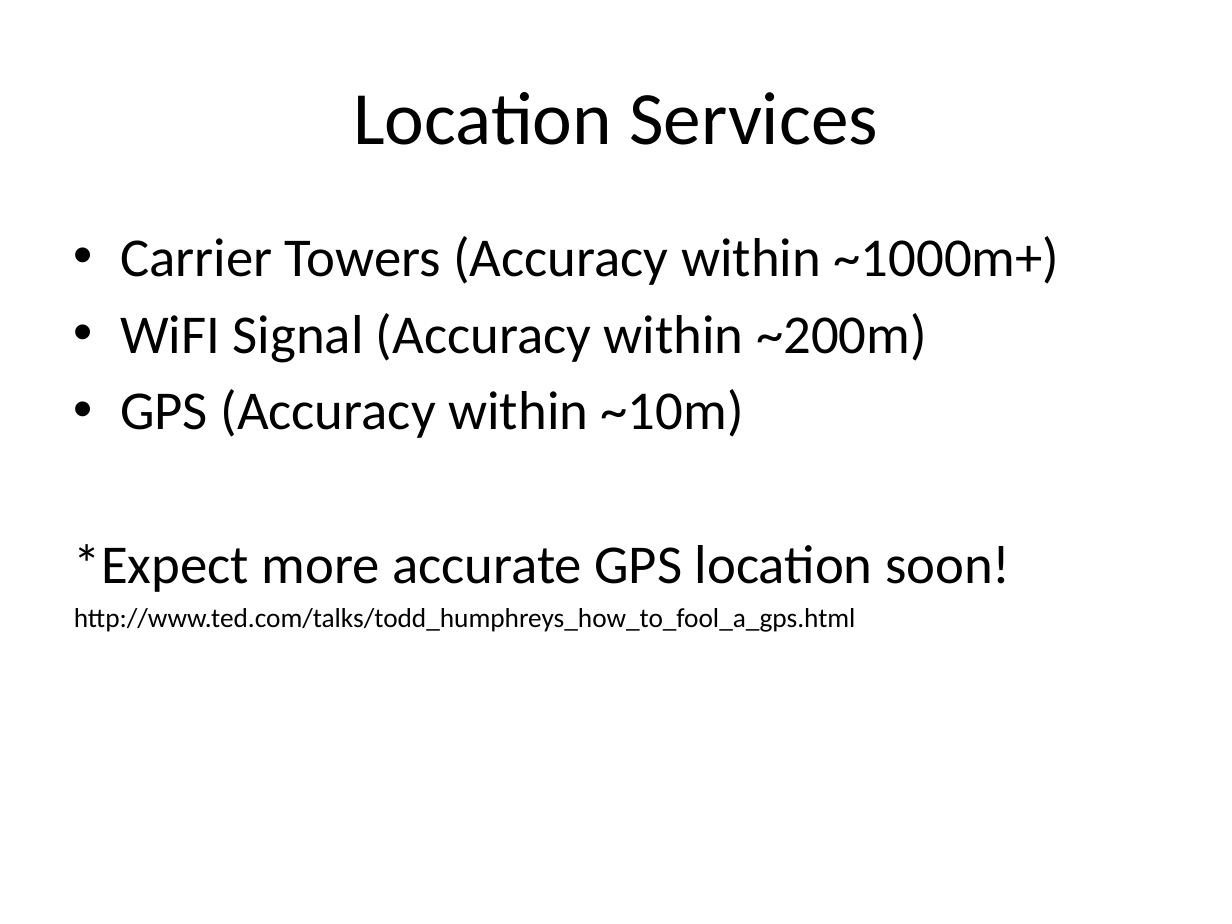
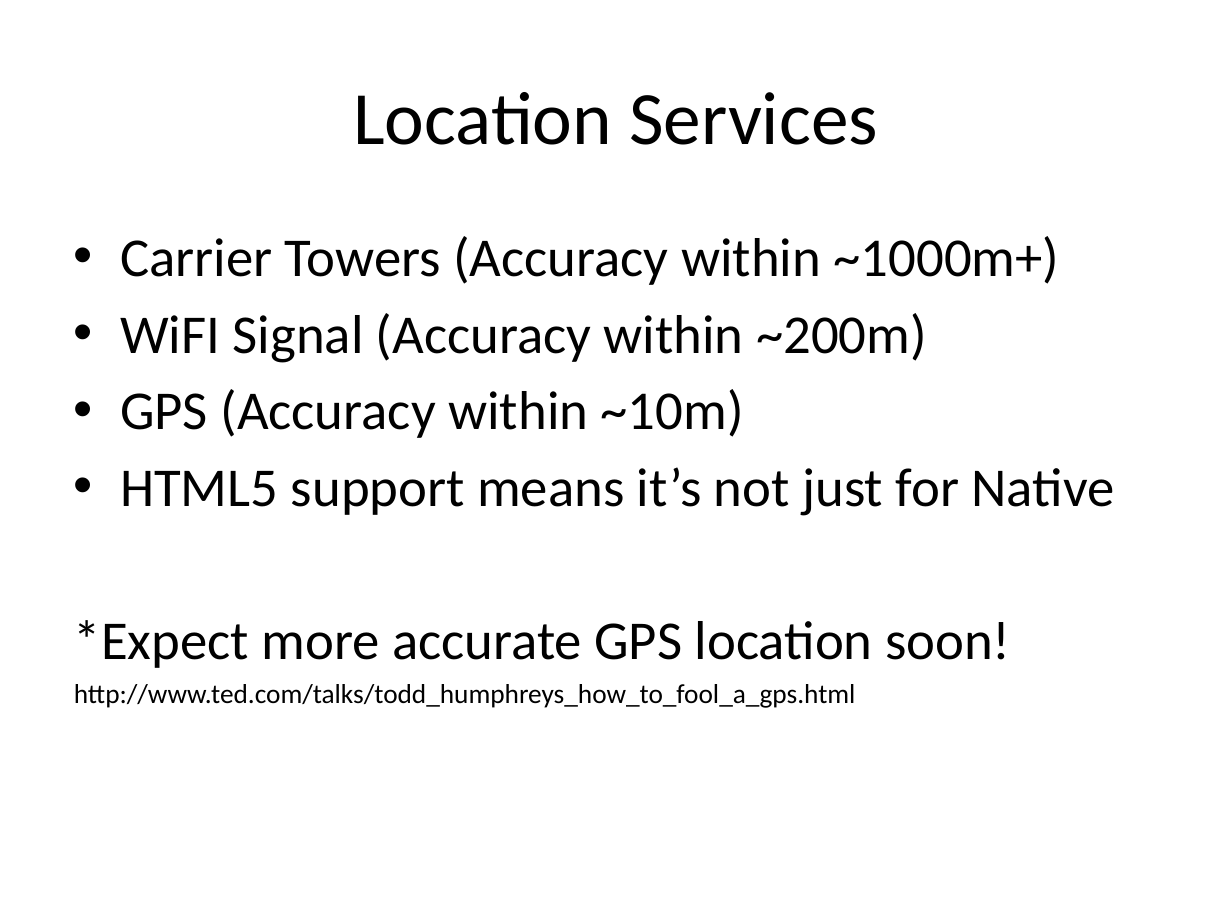
Before and after one commit to dayelostraco/SuperHappyDevDay, a slide deck: slide 11 of SHDD Mobile Presentation.pptx (slide 8 before the commit). Drawn at 1232x924 pixels with LibreOffice and Linux fonts; fonts in the diff are those of the drawing. Boxes give left, top, right and bottom in pixels: in the first picture for what was removed or moved away, otherwise in the second. Text is boxed around its words. In the diff, an @@ line names an element or a change of style, - is before the commit and + after.

```diff
--- a/SHDD Mobile Presentation.pptx
+++ b/SHDD Mobile Presentation.pptx
@@ text at (120, 467, 1114, 516): paragraph added @@
+• HTML5 support means it’s not just for Native
```
Also in this commit, not shown: 19 other slides changed, 7 slides added, 1 slide removed.
